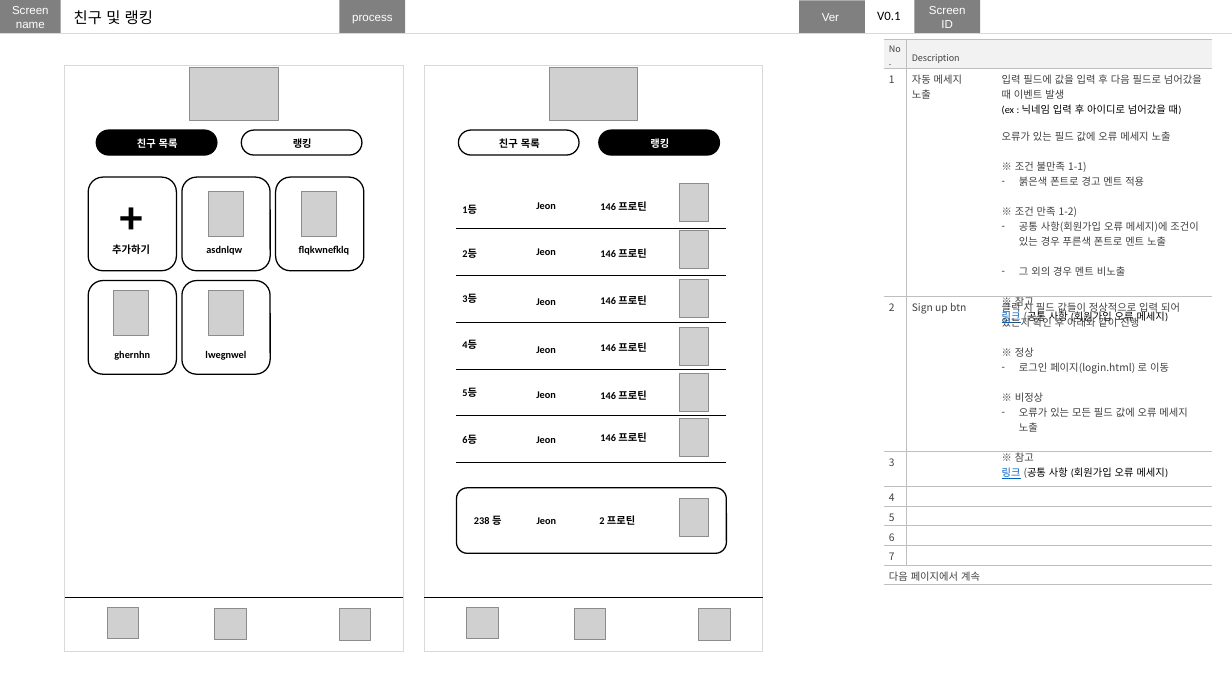
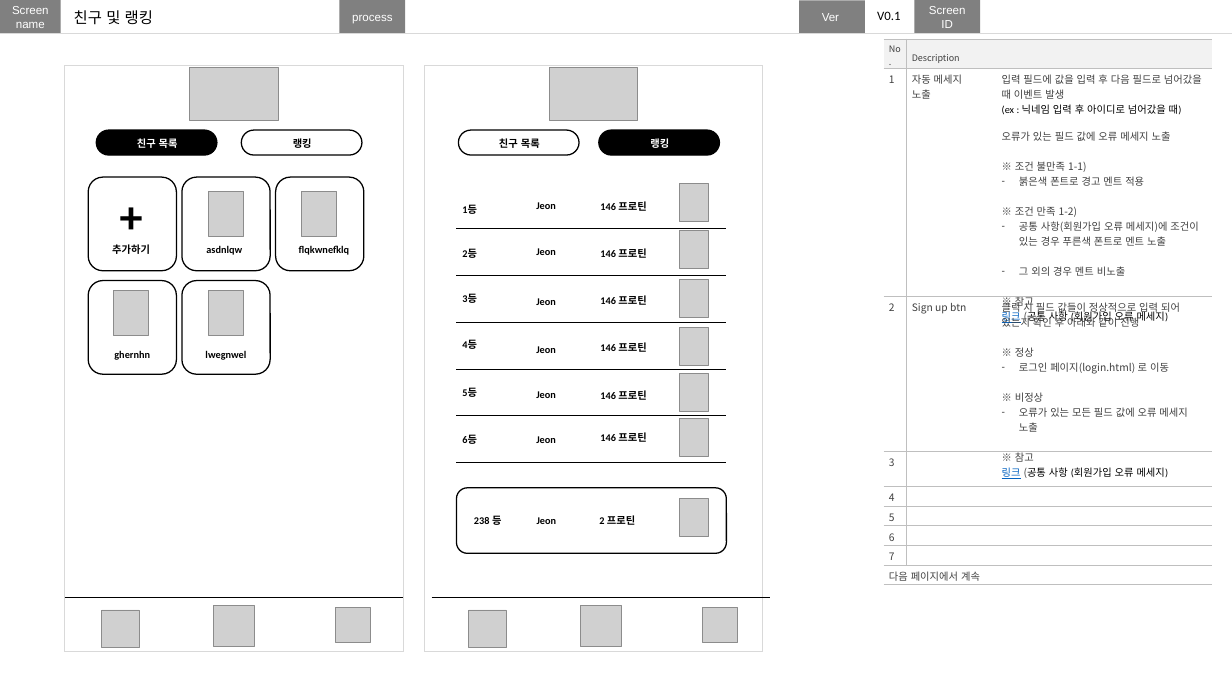
Before and after one commit to nohminkyoung/Final_project, a slide deck: slide 27 of finalproject_화면설계.pptx (slide 23 before the commit). Drawn at 1232x693 pixels with LibreOffice and Linux fonts; fonts in the diff are those of the drawing; grey boxes stand for pictures. Boxes give left, top, right and bottom in pixels: in the first picture for what was removed or moved away, otherwise in the second. Text is boxed around its words. In the diff, an @@ line names an element or a change of style, - is before the commit and + after.

```diff
--- a/finalproject_화면설계.pptx
+++ b/finalproject_화면설계.pptx
@@ line moved from (424, 598) - (762, 598) to (432, 598) - (771, 598) @@
@@ picture: place and size @@
-picture at bbox=[107, 607, 139, 639]
+picture at bbox=[102, 610, 139, 647]
@@ picture: place and size @@
-picture at bbox=[215, 608, 247, 640]
+picture at bbox=[213, 605, 254, 646]
@@ picture: place and size @@
-picture at bbox=[340, 609, 372, 640]
+picture at bbox=[335, 607, 371, 642]
@@ picture: place and size @@
-picture at bbox=[467, 607, 498, 639]
+picture at bbox=[469, 610, 506, 647]
@@ picture removed at bbox=[575, 608, 606, 640] @@
@@ picture added at bbox=[580, 605, 621, 646] @@
@@ picture: place and size @@
-picture at bbox=[700, 609, 731, 640]
+picture at bbox=[702, 607, 738, 642]
```
Also in this commit, not shown: 16 other slides changed, 5 slides added.
